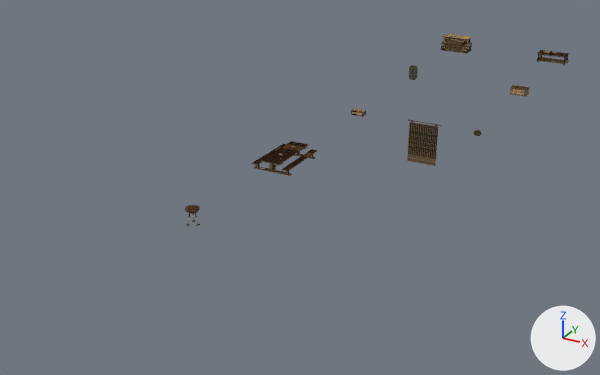
One commit to the glTF model assets/packs/underkeep/models/blueprint-room-pair.glb: the scene before it, then after it.
Both versions are drawn from a camera (50 mm lens) standing at (9.2, -28.5, 7.4) and looking at (0.3, -12.4, -0.6). The lights are fixed; the arrows at lower right show +X, +Y and +Z. The older version comes first. Vertices at exactly the same position are counted once.

Objects in the first picture: 'room-brazier', 'room-crate-large', 'room-crate-small', 'room-hearth', 'room-table-and-benches', 'room-tapestry' and 3 more.
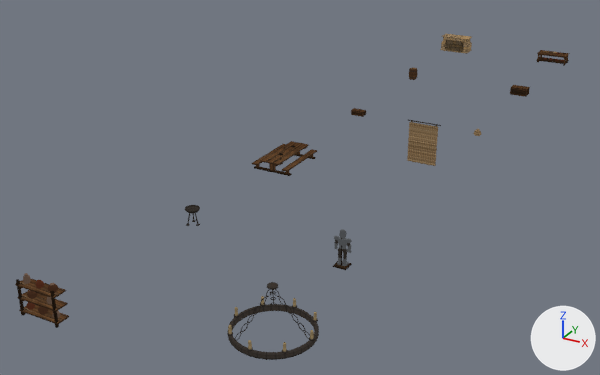
Location of each change, (x1, y1, x2, y2) in pixels of the pictures (600 x 375 px):
'room-chandelier', added
    after: (227, 282, 319, 360)
'room-pottery-shelves', added (brown)
    after: (15, 273, 69, 328)
'room-armor-display', added
    after: (333, 229, 352, 270)
part 1 of me_room_hearth, surface changed (lighter)
    both: (440, 36, 472, 54)
part 2 of me_room_crate_large, surface changed (darker)
    both: (510, 85, 530, 97)
part 3 of me_room_crate_small, surface changed
    both: (351, 108, 366, 117)
part 4 of me_room_table_and_benches, surface changed
    both: (252, 141, 317, 176)
part 5 of me_room_tapestry, surface changed (lighter)
    both: (407, 120, 441, 166)
part 6 of me_room_brazier, surface changed
    both: (185, 205, 200, 226)

Diff of the bpy script that builds the scene:
```diff
--- a/assets/packs/underkeep/models/blueprint-room-pair.glb.py
+++ b/assets/packs/underkeep/models/blueprint-room-pair.glb.py
@@ me_room_hearth @@
 me_room_hearth.from_pydata(...)  # 990 vertices, 1794 faces; spans x -0.498..0.498, y -0.495..0.0, z 0.0..0.5
+# me_room_hearth part 1: texture (UV) coordinates of 1774 of 1794 faces, centred in x -0.498..0.498, y -0.495..0.0, z 0.0..0.499, changed; they spanned u 0.0..1.0, v 0.69..1.0 and now span u 0.0..1.0, v 0.63..0.88
 me_room_hearth.materials.append(mat_pair_atlas)
@@ me_room_crate_large @@
 me_room_crate_large.from_pydata(...)  # 288 vertices, 528 faces; spans x -0.248..0.248, y -0.497..-0.192, z 0.0..0.22
+# me_room_crate_large part 2: texture (UV) coordinates of 528 of 528 faces, centred in x -0.248..0.248, y -0.497..-0.192, z 0.0..0.22, changed; they spanned u 0.0..0.99, v 0.69..1.0 and now span u 0.0..0.99, v 0.62..1.0
 me_room_crate_large.materials.append(mat_pair_atlas)
@@ me_room_crate_small @@
 me_room_crate_small.from_pydata(...)  # 288 vertices, 528 faces; spans x -0.188..0.188, y -0.497..-0.289, z 0.0..0.135
+# me_room_crate_small part 3: texture (UV) coordinates of 528 of 528 faces, centred in x -0.188..0.188, y -0.497..-0.289, z 0.0..0.135, changed; they spanned u 0.03..0.95, v 0.69..0.88 and now span u 0.06..0.98, v 0.62..0.88
 me_room_crate_small.materials.append(mat_pair_atlas)
@@ me_room_table_and_benches @@
 me_room_table_and_benches.from_pydata(...)  # 656 vertices, 1176 faces; spans x -0.485..0.485, y -1.235..0.235, z 0.0..0.306
+# me_room_table_and_benches part 4: texture (UV) coordinates of 1176 of 1176 faces, centred in x -0.485..0.485, y -1.235..0.235, z 0.0..0.306, changed; they spanned u 0.0..0.95, v 0.69..0.85 and now span u 0.0..1.0, v 0.62..0.85
 me_room_table_and_benches.materials.append(mat_pair_atlas)
@@ me_room_tapestry @@
 me_room_tapestry.from_pydata(...)  # 108 vertices, 260 faces; spans x -0.375..0.375, y -0.487..-0.451, z 0.65..1.589
+# me_room_tapestry part 5: texture (UV) coordinates of 228 of 260 faces, centred in x -0.375..0.375, y -0.486..-0.451, z 0.65..1.589, changed; they spanned u 0.23..0.91, v 0.69..0.75 and now span u 0.0..0.9, v 0.63..0.74
 me_room_tapestry.materials.append(mat_pair_atlas)
@@ me_room_brazier @@
 me_room_brazier.from_pydata(...)  # 312 vertices, 596 faces; spans x -0.15..0.15, y -0.4..-0.1, z 0.0..0.36
+# me_room_brazier part 6: texture (UV) coordinates of 596 of 596 faces, centred in x -0.148..0.15, y -0.398..-0.102, z 0.0..0.36, changed; they spanned u 0.01..0.99, v 0.69..0.8 and now span u 0.01..0.98, v 0.63..0.8
 me_room_brazier.materials.append(mat_pair_atlas)
@@ ob_room_chandelier @@
+ob_room_chandelier = bpy.data.objects.new('room-chandelier', me_room_chandelier)  # 1012 vertices, 1924 faces; spans x 0.385..1.615, y -1.115..0.115, z 1.27..2.0
+ob_room_chandelier.location = (3.4, -20.0, 0.0)
@@ ob_room_pottery_shelves @@
+ob_room_pottery_shelves = bpy.data.objects.new('room-pottery-shelves', me_room_pottery_shelves)  # 912 vertices, 1748 faces; spans x -0.42..0.42, y -0.49..-0.23, z 0.08..0.815
+ob_room_pottery_shelves.location = (0.0, -20.0, 0.0)
@@ ob_room_armor_display @@
+ob_room_armor_display = bpy.data.objects.new('room-armor-display', me_room_armor_display)  # 840 vertices, 1548 faces; spans x -0.176..0.176, y -0.475..-0.225, z 0.0..0.737
+ob_room_armor_display.location = (3.4, -16.0, 0.0)
```
